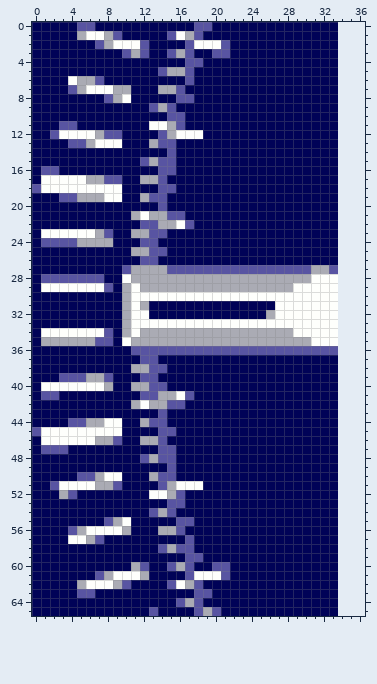
Sprite sheet -- resources/drawables/background/bg_left.png. The first picture shows the starting point.
The file is 34x66 pixels. The old version is drawn lined up with the new one, on the new canvas.
After:
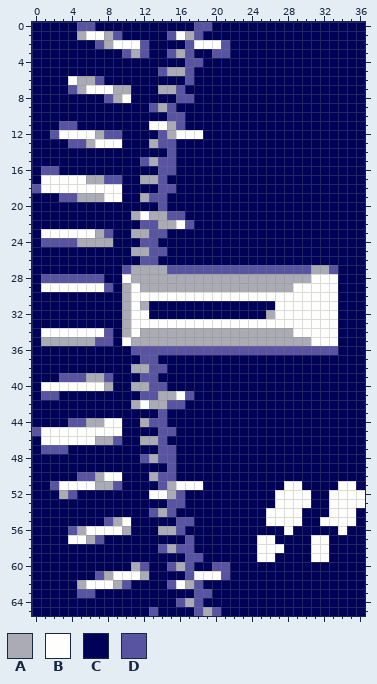
Palette (. is transparent): A #aaabb4  B #fefffc  C #000257  D #5854a2
What changed:
canvas 34x66 -> 37x66
Changed rows in their new state; - is an unchanged pixel.
first column x 25:
 0 ---------CCC
 1 ---------CCC
 2 ---------CCC
 3 ---------CCC
 4 ---------CCC
 5 ---------CCC
 6 ---------CCC
 7 ---------CCC
 8 ---------CCC
 9 ---------CCC
10 ---------CCC
11 ---------CCC
12 ---------CCC
13 ---------CCC
14 ---------CCC
15 ---------CCC
16 ---------CCC
17 ---------CCC
18 ---------CCC
19 ---------CCC
20 ---------CCC
21 ---------CCC
22 ---------CCC
23 ---------CCC
24 ---------CCC
25 ---------CCC
26 ---------CCC
27 ---------CCC
28 ---------CCC
29 ---------CCC
30 ---------CCC
31 ---------CCC
32 ---------CCC
33 ---------CCC
34 ---------CCC
35 ---------CCC
36 ---------CCC
37 ---------CCC
38 ---------CCC
39 ---------CCC
40 ---------CCC
41 ---------CCC
42 ---------CCC
43 ---------CCC
44 ---------CCC
45 ---------CCC
46 ---------CCC
47 ---------CCC
48 ---------CCC
49 ---------CCC
50 ---------CCC
51 ---BB----BBC
52 --BBBB--BBBB
53 --BBBB--BBBB
54 -BBBB---BBBC
55 -BBBB--BBBBC
56 ---B-----BCC
57 BB----BB-CCC
58 BBB---BB-CCC
59 BB----BB-CCC
60 ---------CCC
61 ---------CCC
62 ---------CCC
63 ---------CCC
64 ---------CCC
65 ---------CCC
Where, in picture pixels (left, top, right, bottom), the same in both pictures:
changed: (257, 22, 365, 616)
